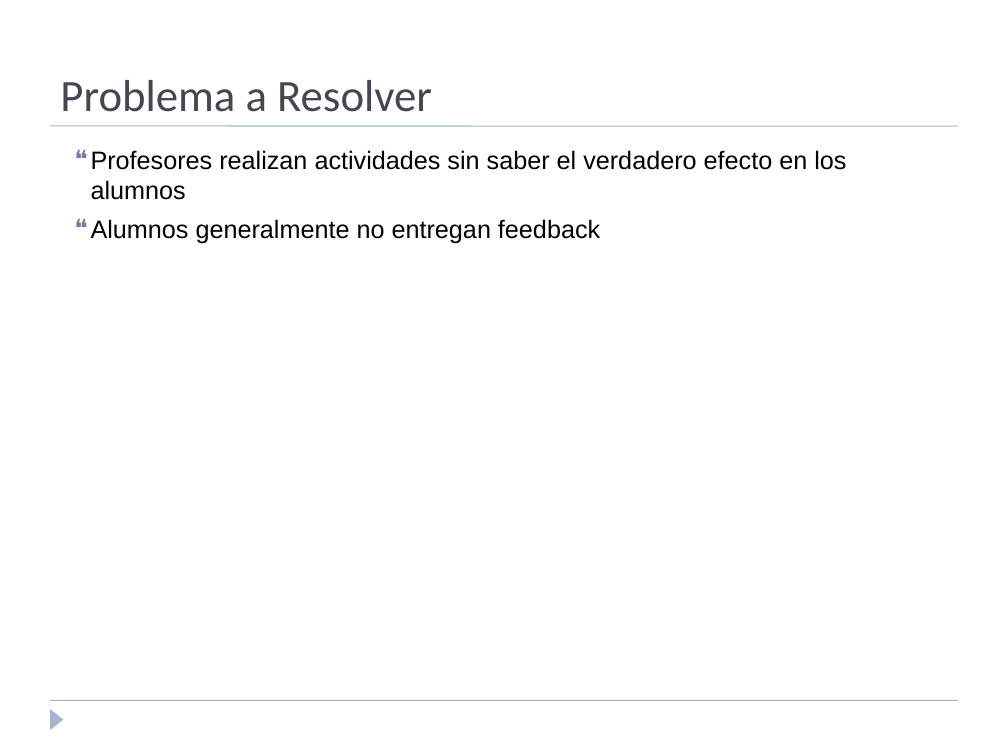
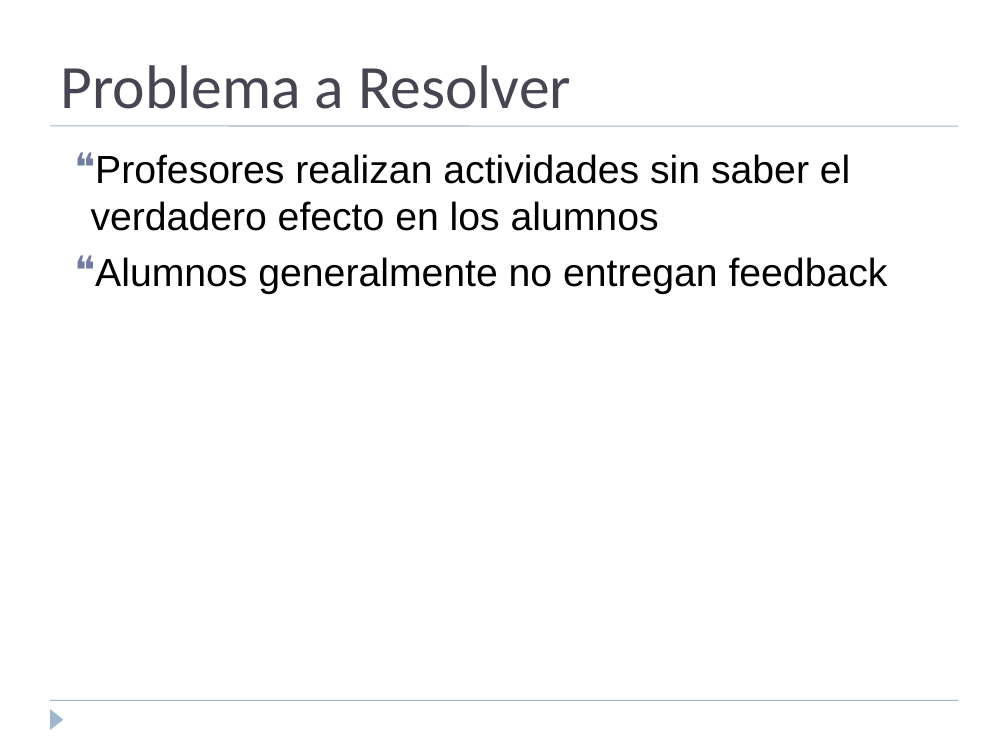
Before and after one commit to flizana/iic3143-proyecto-g8, a slide deck: slide 3 of FeedMe/presentacion_inception.ppt. Drawn at 1008x756 pixels with LibreOffice and Linux fonts; fonts in the diff are those of the drawing. Boxes give left, top, right and bottom in pixels: in the first picture for what was removed or moved away, otherwise in the second. Text is boxed around its words. In the diff, an @@ line names an element or a change of style, - is before the commit and + after.

```diff
--- a/FeedMe/presentacion_inception.ppt
+++ b/FeedMe/presentacion_inception.ppt
@@ title "Problema a Resolver" at box(60, 65, 571, 109): size 32 to 44 pt @@
@@ text "Profesores realizan actividades sin saber ..." at box(91, 154, 888, 294): size 18 to 28 pt @@
```
Also in this commit, not shown: 6 other slides changed, 1 slide added, 1 slide removed.
